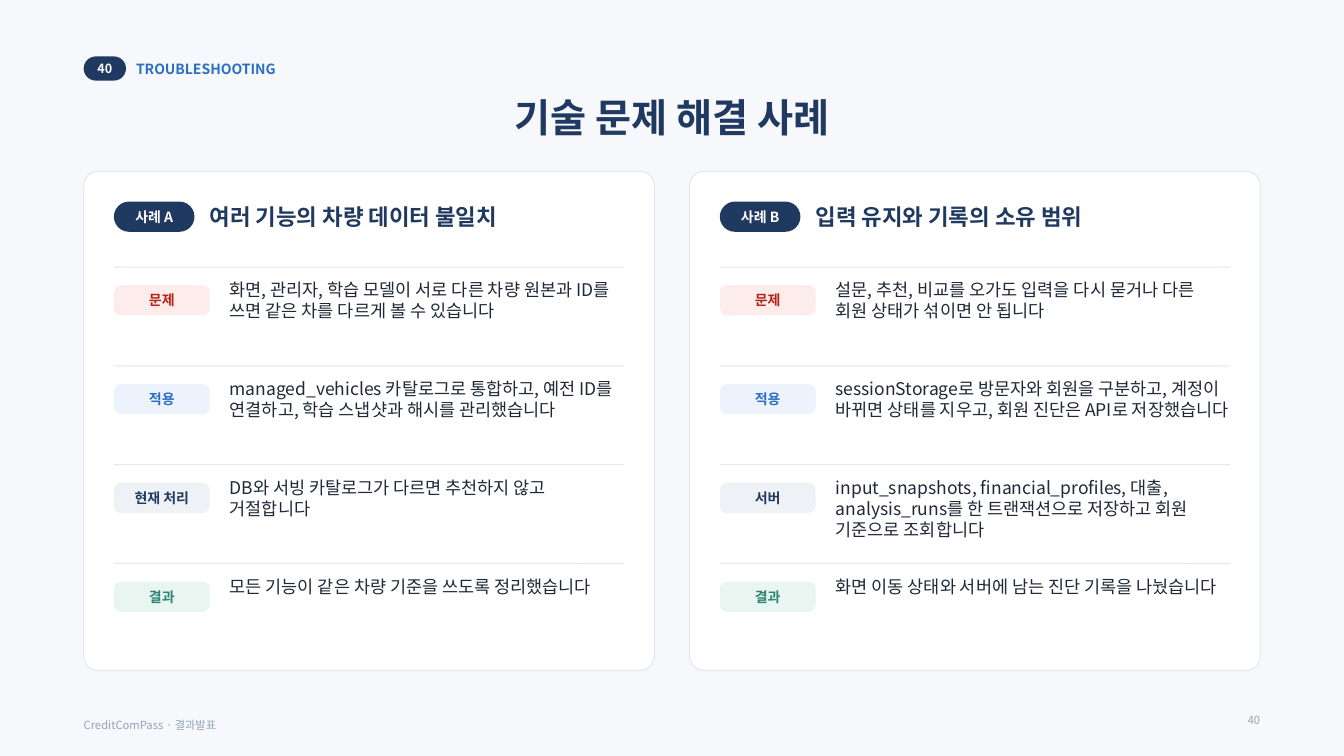
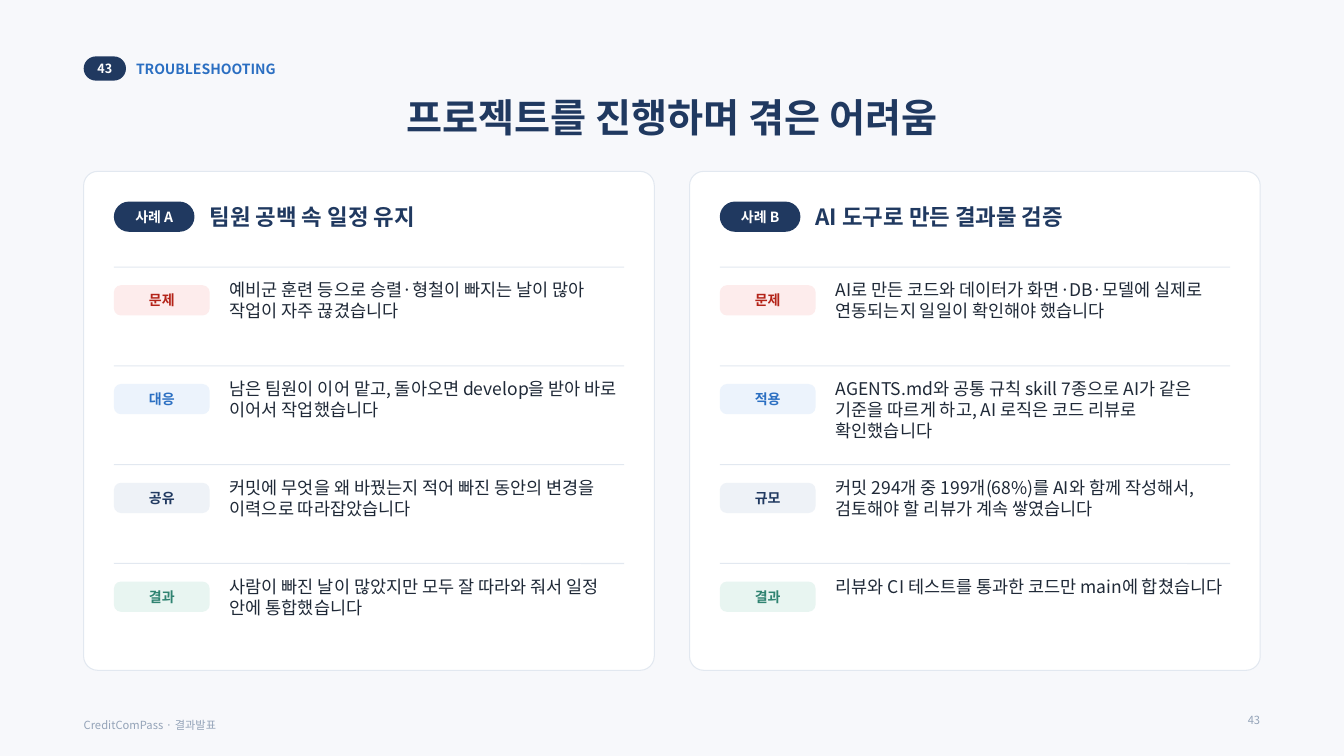
Before and after one commit to cubic9832/Final_Project, a slide deck: slide 43 of docs/발표자료.pptx (slide 40 before the commit). Drawn at 1344x756 pixels with LibreOffice and Linux fonts; fonts in the diff are those of the drawing. Boxes give left, top, right and bottom in pixels: in the first picture for what was removed or moved away, otherwise in the second. Text is boxed around its words. In the diff, an @@ line names an element or a change of style, - is before the commit and + after.

```diff
--- a/docs/발표자료.pptx
+++ b/docs/발표자료.pptx
@@ text in rounded rectangle at (x1=97, y1=63, x2=112, y2=73): text changed @@
-40
+43
@@ title at (x1=407, y1=99, x2=937, y2=136): text changed @@
-기술 문제 해결 사례
+프로젝트를 진행하며 겪은 어려움
@@ text at (x1=210, y1=206, x2=415, y2=227): text changed @@
-여러 기능의 차량 데이터 불일치
+팀원 공백 속 일정 유지
@@ text at (x1=816, y1=206, x2=1063, y2=227): text changed @@
-입력 유지와 기록의 소유 범위
+AI 도구로 만든 결과물 검증
@@ text at (x1=230, y1=281, x2=584, y2=319): text changed @@
-화면, 관리자, 학습 모델이 서로 다른 차량 원본과 ID를 쓰면 같은 차를 다르게 볼 수 있습니다
+예비군 훈련 등으로 승렬·형철이 빠지는 날이 많아 작업이 자주 끊겼습니다
@@ text at (x1=836, y1=281, x2=1203, y2=319): text changed @@
-설문, 추천, 비교를 오가도 입력을 다시 묻거나 다른 회원 상태가 섞이면 안 됩니다
+AI로 만든 코드와 데이터가 화면·DB·모델에 실제로 연동되는지 일일이 확인해야 했습니다
@@ text at (x1=230, y1=380, x2=617, y2=418): text changed @@
-managed_vehicles 카탈로그로 통합하고, 예전 ID를 연결하고, 학습 스냅샷과 해시를 관리했습니다
+남은 팀원이 이어 맡고, 돌아오면 develop을 받아 바로 이어서 작업했습니다
@@ text at (x1=836, y1=380, x2=1191, y2=439): text changed @@
-sessionStorage로 방문자와 회원을 구분하고, 계정이 바뀌면 상태를 지우고, 회원 진단은 API로 저장했습니다
+AGENTS.md와 공통 규칙 skill 7종으로 AI가 같은 기준을 따르게 하고, AI 로직은 코드 리뷰로 확인했습니다
@@ text in rounded rectangle at (x1=149, y1=392, x2=175, y2=405): text changed @@
-적용
+대응
@@ text at (x1=230, y1=479, x2=595, y2=517): text changed @@
-DB와 서빙 카탈로그가 다르면 추천하지 않고 거절합니다
+커밋에 무엇을 왜 바꿨는지 적어 빠진 동안의 변경을 이력으로 따라잡았습니다
@@ text at (x1=836, y1=479, x2=1194, y2=517): text changed @@
-input_snapshots, financial_profiles, 대출, analysis_runs를 한 트랜잭션으로 저장하고 회원 기준으로 조회합니다
+커밋 294개 중 199개(68%)를 AI와 함께 작성해서, 검토해야 할 리뷰가 계속 쌓였습니다
@@ text in rounded rectangle at (x1=149, y1=491, x2=175, y2=505): text changed @@
-현재 처리
+공유
@@ text in rounded rectangle at (x1=755, y1=492, x2=781, y2=505): text changed @@
-서버
+규모
@@ text at (x1=230, y1=578, x2=598, y2=616): text changed @@
-모든 기능이 같은 차량 기준을 쓰도록 정리했습니다
+사람이 빠진 날이 많았지만 모두 잘 따라와 줘서 일정 안에 통합했습니다
@@ text at (x1=836, y1=578, x2=1222, y2=595): text changed @@
-화면 이동 상태와 서버에 남는 진단 기록을 나눴습니다
+리뷰와 CI 테스트를 통과한 코드만 main에 합쳤습니다
@@ page number at (x1=1248, y1=716, x2=1260, y2=724): text changed @@
-40
+43
```
Also in this commit, not shown: 11 other slides changed, 13 slides added, 10 slides removed.
